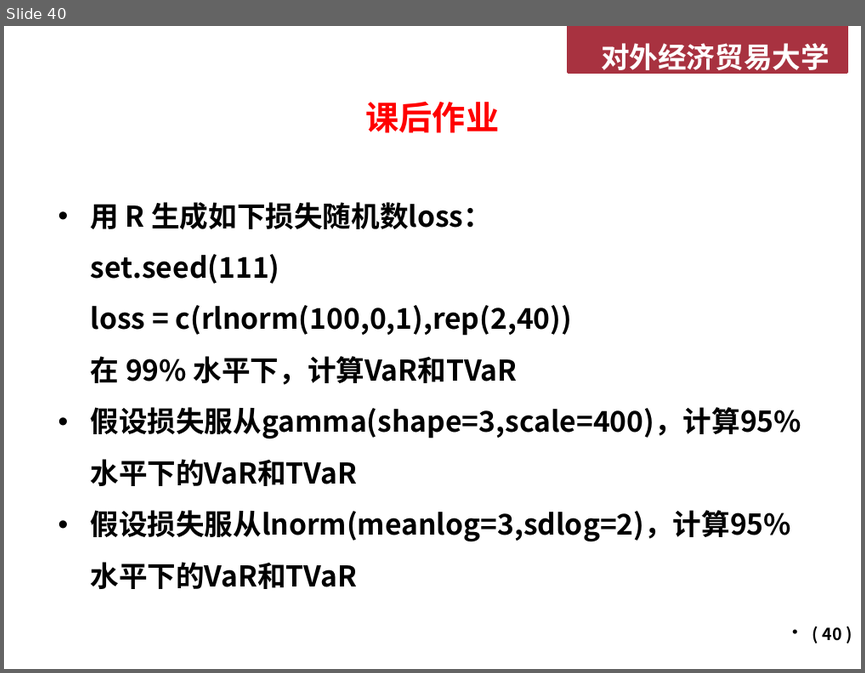
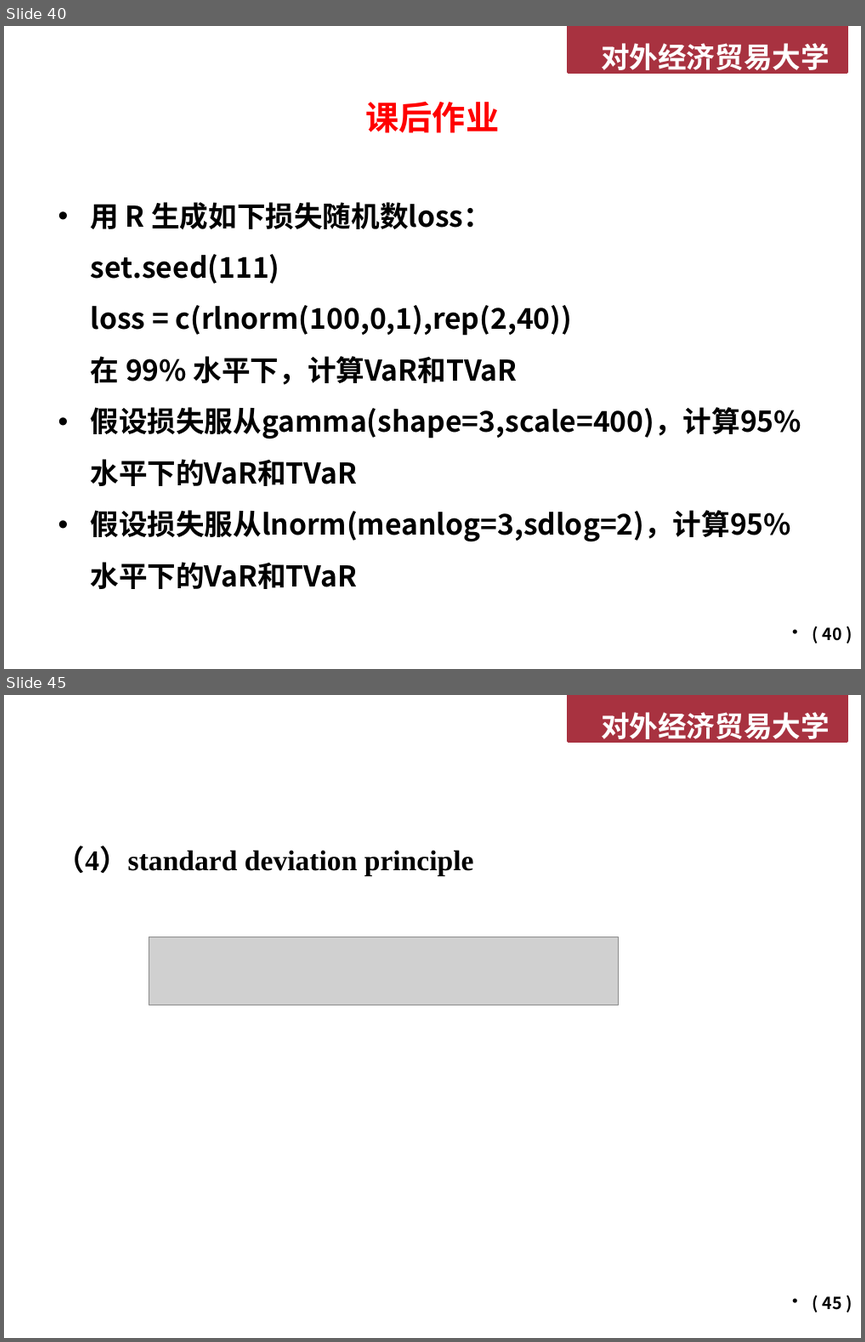
Before and after one commit to Francisor/Non-life-Insurance-Actuarial-Science, a slide deck: Lectures/Week 1 - 风险度量基础.pptx. Shown one above the other, each under a label of ours: slide 40 before the commit, slides 40 and 45 after it; the slides between them are not shown. The pictures are 865x673 and 865x1342 pixels, drawn with LibreOffice and Linux fonts; fonts in the diff are those of the drawing; grey boxes stand for pictures; background and template pictures are left out. Boxes give left, top, right and bottom in pixels: in the first picture for what was removed or moved away, otherwise in the second. Text is boxed around its words. In the diff, an @@ line names an element or a change of style, - is before the commit and + after.

```diff
--- a/Lectures/Week 1 - 风险度量基础.pptx
+++ b/Lectures/Week 1 - 风险度量基础.pptx
@@ slide 45 added at bbox=[4, 695, 861, 1338], background #FFFFFF; not listed: 2 template elements that a slide beside it also shows @@
@@ text added at bbox=[57, 845, 474, 875], 24 pt, text #000000, bold @@
+（4）standard deviation principle
@@ picture added at bbox=[148, 936, 618, 1004] @@
@@ page number added at bbox=[823, 1296, 842, 1310], 14 pt, text #000000 @@
+( 45 )
```
Also in this commit, not shown: 11 other slides added, 3 other files.
